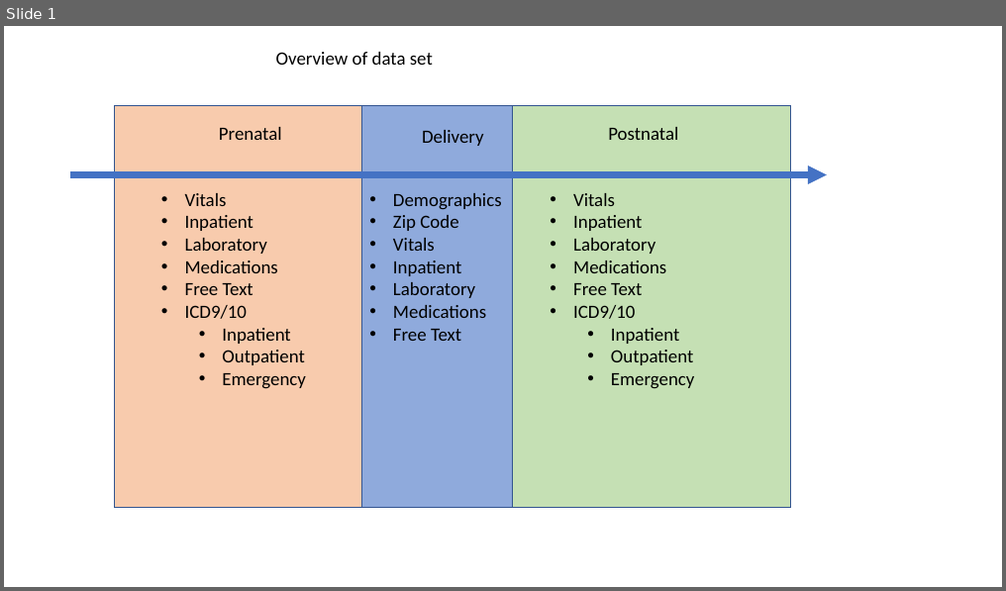
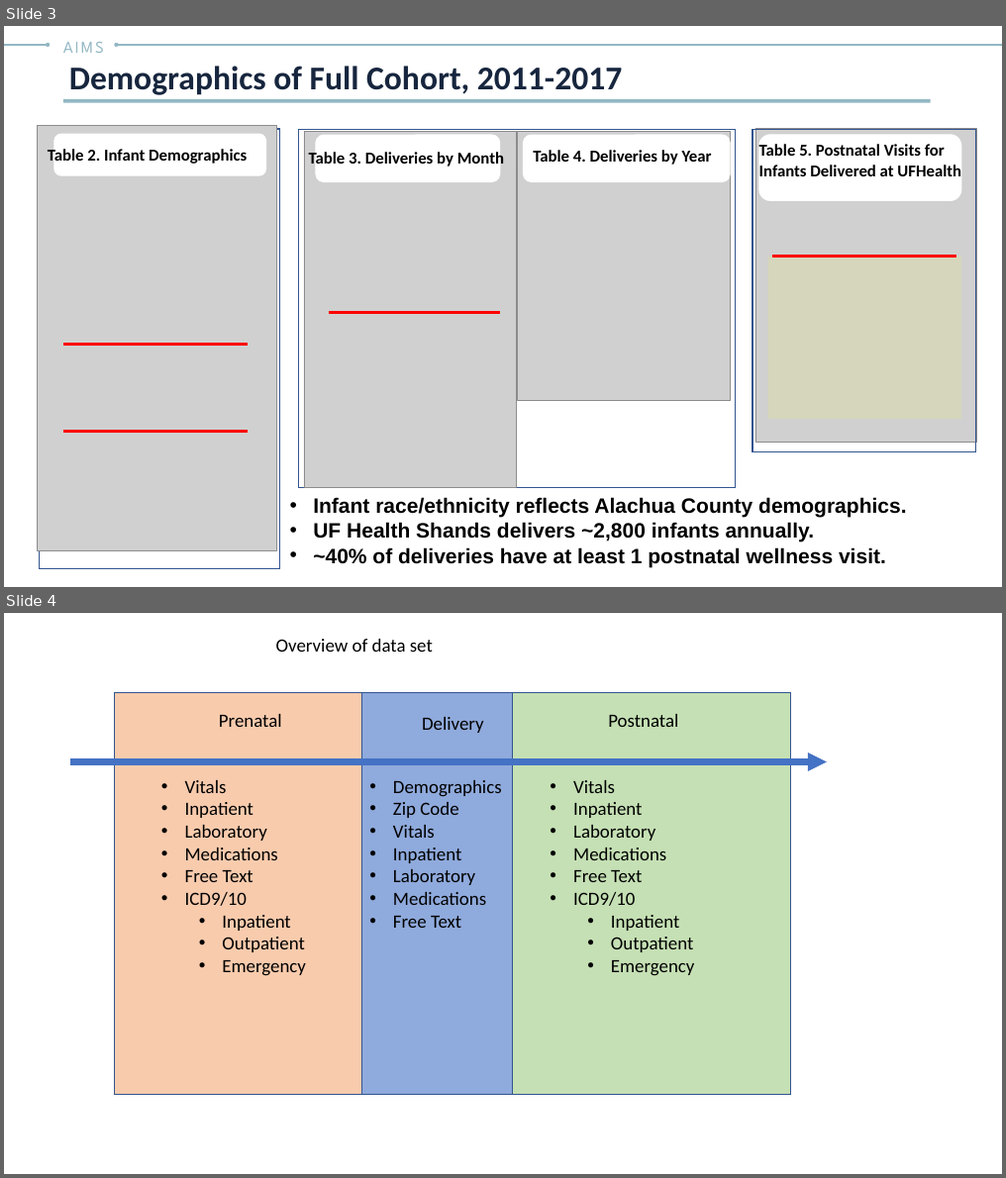
Before and after one commit to lemaslab/ehr-database, a slide deck: presentation/data_inventory_figures.pptx. Shown one above the other, each under a label of ours: slide 1 before the commit, slides 3 and 4 after it. The pictures are 1006x591 and 1006x1178 pixels, drawn with LibreOffice and Linux fonts; fonts in the diff are those of the drawing; grey boxes stand for pictures. Boxes give left, top, right and bottom in pixels: in the first picture for what was removed or moved away, otherwise in the second. Text is boxed around its words. In the diff, an @@ line names an element or a change of style, - is before the commit and + after.

```diff
--- a/presentation/data_inventory_figures.pptx
+++ b/presentation/data_inventory_figures.pptx
@@ slide 3 added at [4,26,1002,587], background #FFFFFF @@
@@ double arrow added from (4, 45) to (48, 45), #93B7C4 1.25 pt @@
@@ text added at [63,42,104,53], 16 pt, text #93B8C4 @@
+AIMS
@@ double arrow added from (116, 45) to (1002, 45), #93B7C4 1.25 pt @@
@@ text added at [69,66,623,95], 32 pt, text #17263E, bold @@
+Demographics of Full Cohort, 2011-2017
@@ rectangle added at [63,99,930,103], fill #93B8C4 @@
@@ picture added at [37,126,277,552] @@
@@ rectangle added at [40,129,280,569], outline #325491 1 pt @@
@@ rounded rectangle added at [54,134,266,175], fill #FFFFFF, outline #FFFFFF 1 pt @@
@@ rectangle added at [298,129,735,488], outline #325491 1 pt @@
@@ picture added at [304,132,517,488] @@
@@ rounded rectangle added at [316,135,500,182], fill #FFFFFF, outline #FFFFFF 1 pt @@
@@ picture added at [518,132,731,402] @@
@@ rounded rectangle added at [524,135,731,182], fill #FFFFFF, outline #FFFFFF 1 pt @@
@@ rectangle added at [752,129,976,453], outline #325491 1 pt @@
@@ picture added at [755,129,976,442] @@
@@ rounded rectangle added at [759,135,961,200], fill #FFFFFF, outline #FFFFFF 1 pt @@
@@ text added at [759,144,961,176], 16 pt, text #000000, bold @@
+Table 5. Postnatal Visits for Infants Delivered at UFHealth
@@ text added at [48,149,247,164], 16 pt, text #000000, bold @@
+Table 2. Infant Demographics
@@ text added at [309,151,504,169], 16 pt, text #000000, bold @@
+Table 3. Deliveries by Month
@@ text added at [533,150,712,165], 16 pt, text #000000, bold @@
+Table 4. Deliveries by Year
@@ rectangle added at [768,257,961,419], fill #EDF068 at 20% opacity @@
@@ line added from (773, 257) to (956, 257), #FF0000 3 pt @@
@@ line added from (328, 313) to (500, 313), #FF0000 3 pt @@
@@ line added from (63, 344) to (248, 344), #FF0000 3 pt @@
@@ line added from (63, 432) to (248, 432), #FF0000 3 pt @@
@@ text added at [313,497,906,568], 20 pt, text #000000, bold @@
+• Infant race/ethnicity reflects Alachua County demographics.
+• UF Health Shands delivers ~2,800 infants annually.
+• ~40% of deliveries have at least 1 postnatal wellness visit.
@@ what was slide 1 is now slide 4 @@
```
Also in this commit, not shown: 2 other slides added.
